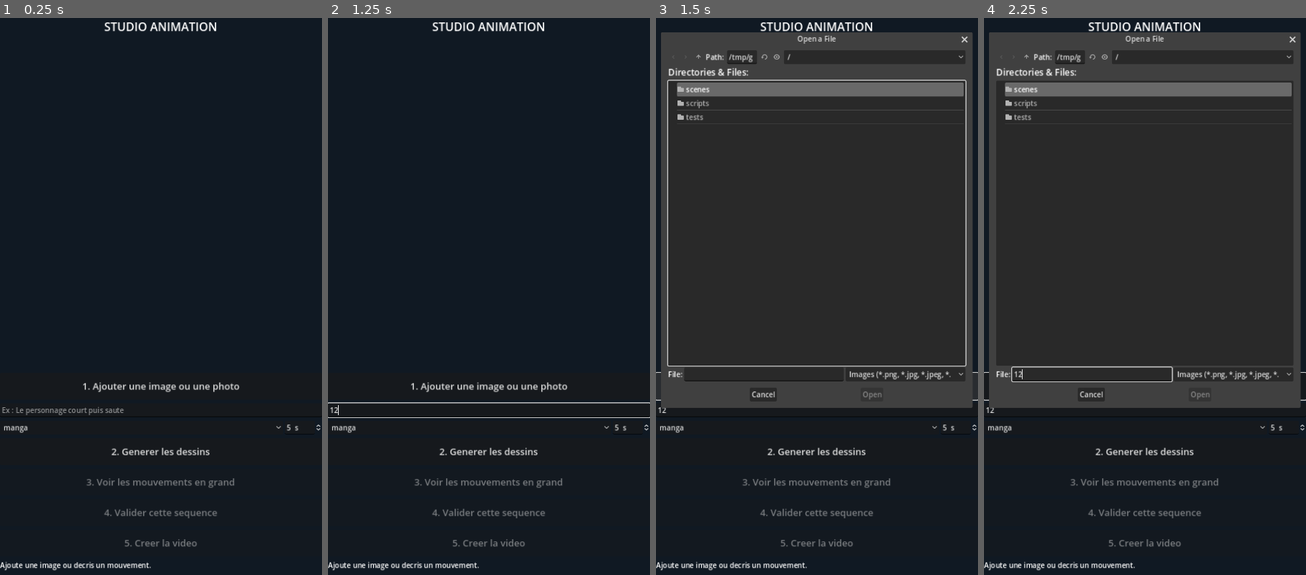
Above: before the commit, frames 1-4 (left to right).
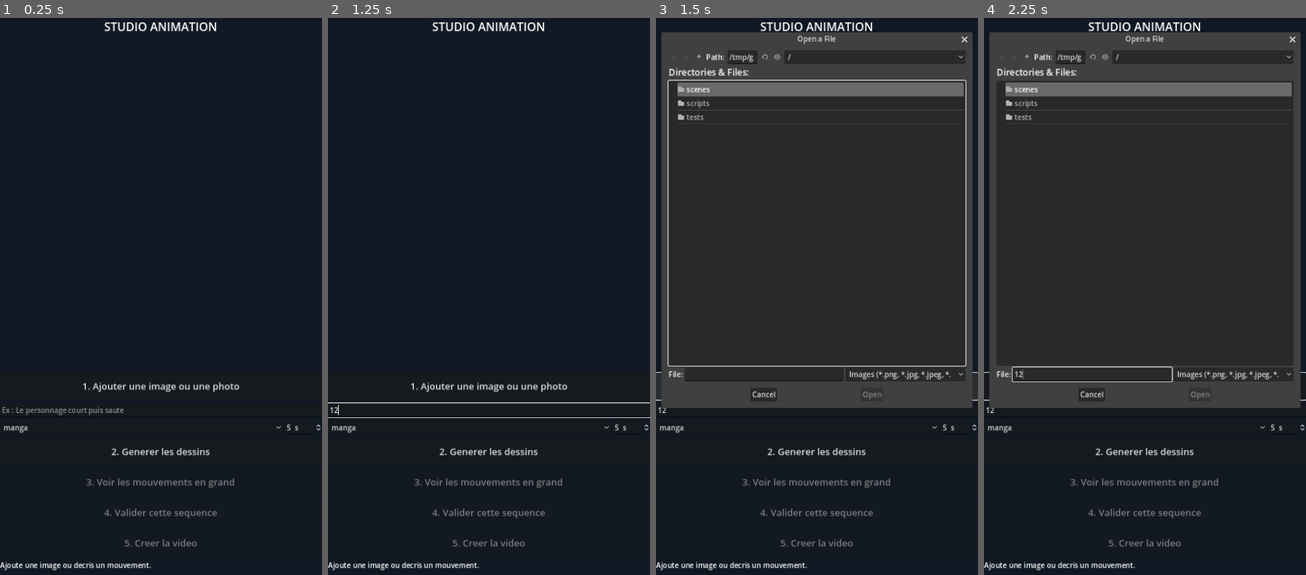
Above: after the commit, the same moments.

Repository: ericjamesempere-stack/MobileI2V-Xiaomi-
Game: Godot game, scene res://scenes/main.tscn
Two runs of this game, one before a commit and one after it. Both use one fixed random seed, a clock stepped at 60 frames per second and the inputs below.
Inputs (mouse positions are in pixels of both pictures, inside the frame that each line leads up to):
- Up to frame 1 (0.25 s): no input
- Up to frame 2 (1.25 s): click (489, 407) at 0.52 s; type "12" at 0.6 s
- Up to frame 3 (1.5 s): click "1. Ajouter une image ou une p…" at 1.25 s
- Up to frame 4 (2.25 s): click (1093, 374) at 2.02 s; type "12" at 2.1 s

Frames 1-2 are identical in both runs. In frame 3, 0.6% of the frame differs, in the area x 1-42%, y 2-70%; in frame 4, 0.4%.

Commit message:
Replace stick figure with filled articulated cartoon character, face, clothing and limbs

Diff:
--- a/scripts/ProceduralPoseRenderer.gd
+++ b/scripts/ProceduralPoseRenderer.gd
@@ -89,9 +89,25 @@
     var right_hand := shoulder + Vector2(sin(right_arm + 0.4) * 65.0 + 15.0, cos(right_arm + 0.4) * 65.0)
     var left_foot := hip + Vector2(-15.0 + sin(left_leg) * 75.0, cos(left_leg) * 85.0)
     var right_foot := hip + Vector2(15.0 + sin(right_leg) * 75.0, cos(right_leg) * 85.0)
-    var lines := ""
-    for endpoints in [[shoulder, hip], [shoulder, left_hand], [shoulder, right_hand], [hip, left_foot], [hip, right_foot]]:
+    # Filled costume and articulated limbs, not the old five-line stick figure.
+    var outline := "#18263c"
+    var art := ""
+    for endpoints in [[hip + Vector2(-10, 0), left_foot], [hip + Vector2(10, 0), right_foot]]:
         var a: Vector2 = endpoints[0]
         var b: Vector2 = endpoints[1]
-        lines += '<line x1="%.2f" y1="%.2f" x2="%.2f" y2="%.2f" stroke="#172f52" stroke-width="11" stroke-linecap="round"/>' % [a.x, a.y, b.x, b.y]
-    return '<svg xmlns="http://www.w3.org/2000/svg" width="256" height="448" viewBox="0 0 256 448"><rect width="256" height="448" fill="#f5f3ed"/><path d="M0 365H256" stroke="#b5b8bc" stroke-width="3"/>' + lines + '<circle cx="%.2f" cy="%.2f" r="23" fill="#edbc91" stroke="#172f52" stroke-width="4"/></svg>' % [head.x, head.y]
+        art += '<line x1="%.2f" y1="%.2f" x2="%.2f" y2="%.2f" stroke="%s" stroke-width="23" stroke-linecap="round"/>' % [a.x, a.y, b.x, b.y, outline]
+        art += '<line x1="%.2f" y1="%.2f" x2="%.2f" y2="%.2f" stroke="#293e61" stroke-width="18" stroke-linecap="round"/>' % [a.x, a.y, b.x, b.y]
+        art += '<ellipse cx="%.2f" cy="%.2f" rx="18" ry="9" fill="#202a3a"/>' % [b.x, b.y + 4.0]
+    for endpoints in [[shoulder + Vector2(-12, 8), left_hand], [shoulder + Vector2(12, 8), right_hand]]:
+        var a: Vector2 = endpoints[0]
+        var b: Vector2 = endpoints[1]
+        art += '<line x1="%.2f" y1="%.2f" x2="%.2f" y2="%.2f" stroke="%s" stroke-width="20" stroke-linecap="round"/>' % [a.x, a.y, b.x, b.y, outline]
+        art += '<line x1="%.2f" y1="%.2f" x2="%.2f" y2="%.2f" stroke="#db554a" stroke-width="15" stroke-linecap="round"/>' % [a.x, a.y, b.x, b.y]
+        art += '<circle cx="%.2f" cy="%.2f" r="10" fill="#e9b78e" stroke="%s" stroke-width="2"/>' % [b.x, b.y, outline]
+    art += '<line x1="%.2f" y1="%.2f" x2="%.2f" y2="%.2f" stroke="%s" stroke-width="43" stroke-linecap="round"/>' % [shoulder.x, shoulder.y + 14.0, hip.x, hip.y - 8.0, outline]
+    art += '<line x1="%.2f" y1="%.2f" x2="%.2f" y2="%.2f" stroke="#e76b55" stroke-width="36" stroke-linecap="round"/>' % [shoulder.x, shoulder.y + 14.0, hip.x, hip.y - 8.0]
+    art += '<circle cx="%.2f" cy="%.2f" r="24" fill="#edbc91" stroke="%s" stroke-width="3"/>' % [head.x, head.y, outline]
+    art += '<path d="M%.2f %.2f Q%.2f %.2f %.2f %.2f" fill="none" stroke="%s" stroke-width="9" stroke-linecap="round"/>' % [head.x - 19.0, head.y - 10.0, head.x, head.y - 38.0, head.x + 19.0, head.y - 11.0, outline]
+    art += '<circle cx="%.2f" cy="%.2f" r="2.5" fill="%s"/><circle cx="%.2f" cy="%.2f" r="2.5" fill="%s"/>' % [head.x - 8.0, head.y, outline, head.x + 8.0, head.y, outline]
+    art += '<path d="M%.2f %.2f Q%.2f %.2f %.2f %.2f" fill="none" stroke="%s" stroke-width="2"/>' % [head.x - 7.0, head.y + 10.0, head.x, head.y + 15.0, head.x + 7.0, head.y + 10.0, outline]
+    return '<svg xmlns="http://www.w3.org/2000/svg" width="256" height="448" viewBox="0 0 256 448"><rect width="256" height="448" fill="#e9edf3"/><path d="M0 365H256" stroke="#c1cad5" stroke-width="3"/>' + art + '</svg>'
